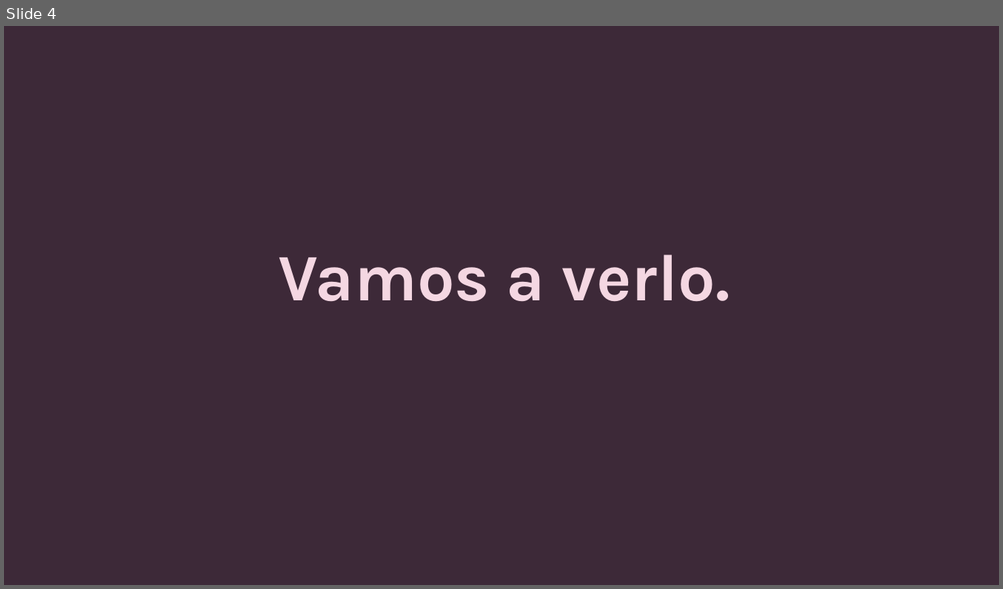
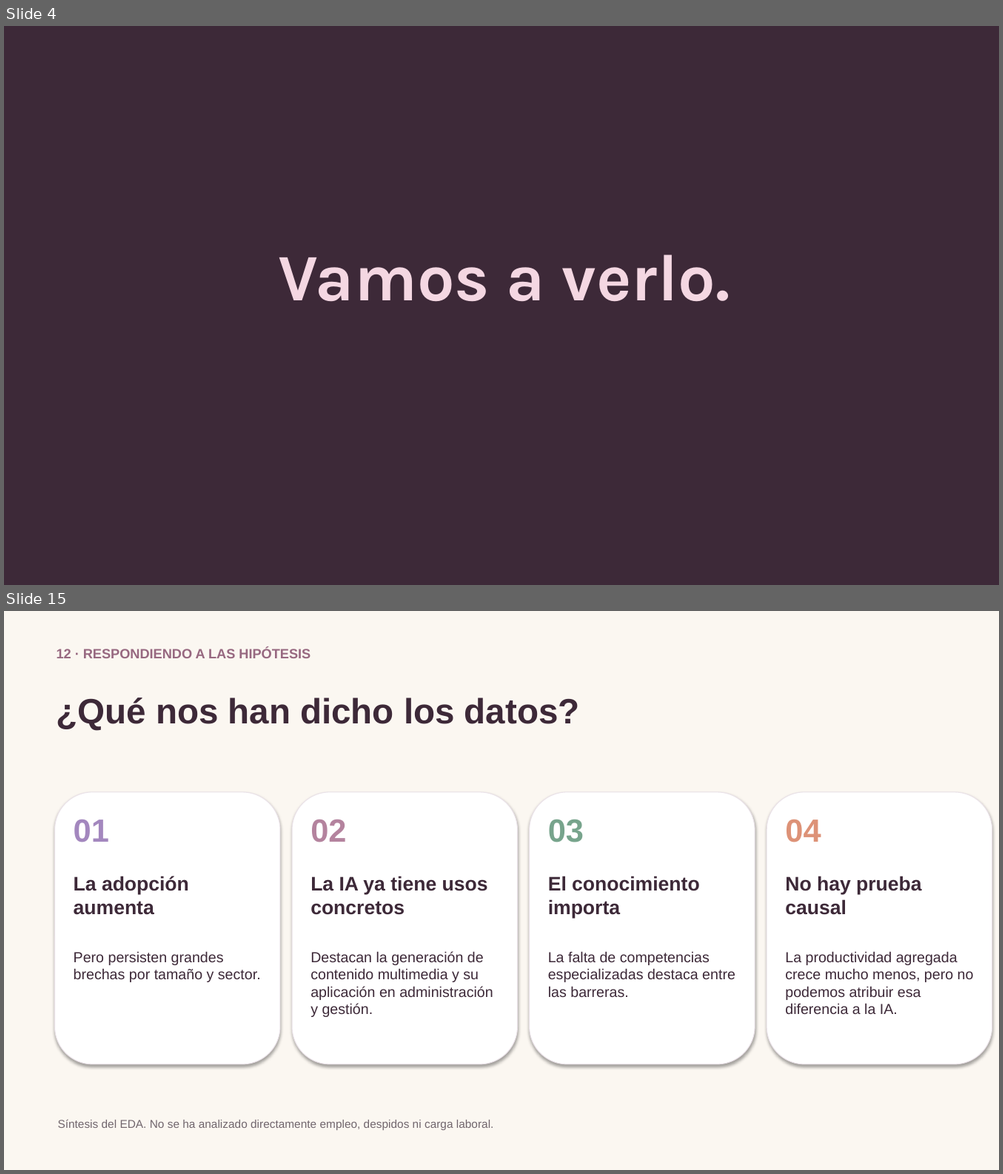
Before and after one commit to sarave-coder/EDA_IA_PRODUCTIVIDAD_ESPANA, a slide deck: presentacion/Presentacion.pptx. Shown one above the other, each under a label of ours: slide 4 before the commit, slides 4 and 15 after it; the slides between them are not shown. The pictures are 1003x589 and 1003x1174 pixels, drawn with LibreOffice and Linux fonts; fonts in the diff are those of the drawing. Boxes give left, top, right and bottom in pixels: in the first picture for what was removed or moved away, otherwise in the second. Text is boxed around its words. In the diff, an @@ line names an element or a change of style, - is before the commit and + after.

```diff
--- a/presentacion/Presentacion.pptx
+++ b/presentacion/Presentacion.pptx
@@ slide 15 added at (x1=4, y1=611, x2=999, y2=1170), background #FBF7F1 @@
@@ text added at (x1=57, y1=648, x2=310, y2=658), 13 pt, text #976880, bold @@
+12 · RESPONDIENDO A LAS HIPÓTESIS
@@ text added at (x1=57, y1=698, x2=580, y2=730), 34 pt, text #3D2938, bold @@
+¿Qué nos han dicho los datos?
@@ rounded rectangle added at (x1=55, y1=792, x2=280, y2=1065), fill #FFFFFF, outline #EAE2E8 0.75 pt @@
@@ rounded rectangle added at (x1=292, y1=792, x2=518, y2=1065), fill #FFFFFF, outline #EAE2E8 0.75 pt @@
@@ rounded rectangle added at (x1=529, y1=792, x2=754, y2=1065), fill #FFFFFF, outline #EAE2E8 0.75 pt @@
@@ rounded rectangle added at (x1=766, y1=792, x2=992, y2=1065), fill #FFFFFF, outline #EAE2E8 0.75 pt @@
@@ text added at (x1=74, y1=820, x2=109, y2=843), 31 pt, text #A387BE, bold @@
+01
@@ text added at (x1=310, y1=820, x2=346, y2=843), 31 pt, text #B4839E, bold @@
+02
@@ text added at (x1=548, y1=819, x2=583, y2=843), 31 pt, text #77A48C, bold @@
+03
@@ text added at (x1=785, y1=819, x2=820, y2=843), 31 pt, text #DD9277, bold @@
+04
@@ text added at (x1=74, y1=876, x2=189, y2=915), 19 pt, text #3D2938, bold @@
+La adopción aumenta
@@ text added at (x1=310, y1=876, x2=488, y2=915), 19 pt, text #3D2938, bold @@
+La IA ya tiene usos concretos
@@ text added at (x1=548, y1=876, x2=700, y2=918), 19 pt, text #3D2938, bold @@
+El conocimiento importa
@@ text added at (x1=785, y1=876, x2=921, y2=915), 19 pt, text #3D2938, bold @@
+No hay prueba causal
@@ text added at (x1=74, y1=951, x2=261, y2=982), 14 pt, text #3D2938 @@
+Pero persisten grandes brechas por tamaño y sector.
@@ text added at (x1=310, y1=951, x2=492, y2=1017), 14 pt, text #3D2938 @@
+Destacan la generación de contenido multimedia y su aplicación en administración y gestión.
@@ text added at (x1=548, y1=951, x2=735, y2=997), 14 pt, text #3D2938 @@
+La falta de competencias especializadas destaca entre las barreras.
@@ text added at (x1=785, y1=951, x2=973, y2=1014), 14 pt, text #3D2938 @@
+La productividad agregada crece mucho menos, pero no podemos atribuir esa diferencia a la IA.
@@ text added at (x1=58, y1=1119, x2=494, y2=1130), 11 pt, text #71666D @@
+Síntesis del EDA. No se ha analizado directamente empleo, despidos ni carga laboral.
```
Also in this commit, not shown: 1 slide changed, 1 slide removed.
